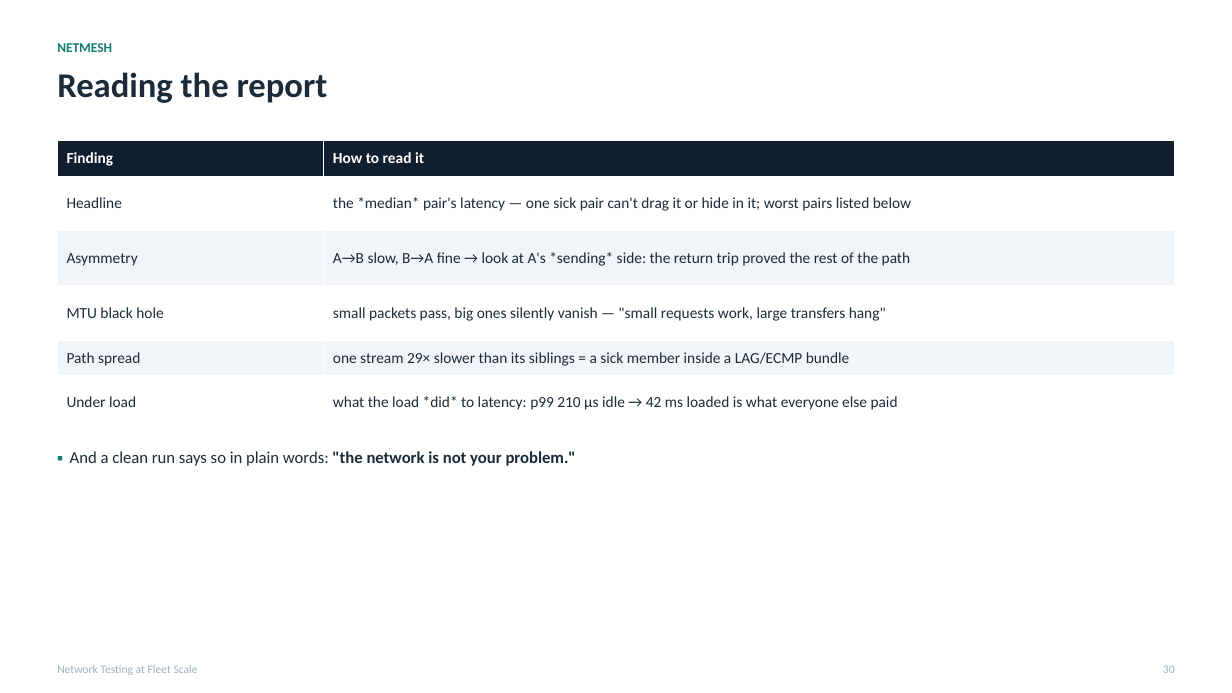
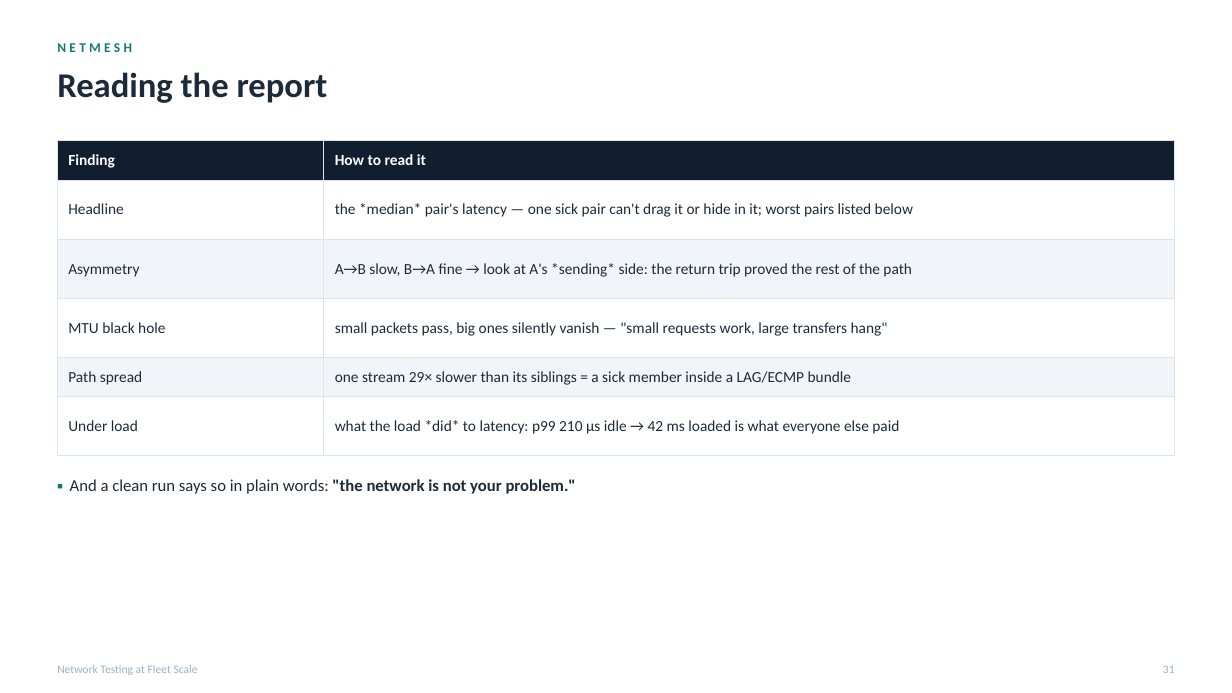
Before and after one commit to MartinGallagher-code/presentations, a slide deck: slide 31 of network-testing/network_testing.pptx (slide 30 before the commit). Drawn at 1232x693 pixels with LibreOffice and Linux fonts; fonts in the diff are those of the drawing. Boxes give left, top, right and bottom in pixels: in the first picture for what was removed or moved away, otherwise in the second. Text is boxed around its words. In the diff, an @@ line names an element or a change of style, - is before the commit and + after.

```diff
--- a/network-testing/network_testing.pptx
+++ b/network-testing/network_testing.pptx
@@ text "NETMESH" at (x1=57, y1=43, x2=132, y2=52): letter spacing 0 to 2.6 pt @@
@@ table at (x1=57, y1=140, x2=1175, y2=456) @@
@@ borders changed @@
@@ text "▪ And a clean run ..." moved from (x1=70, y1=451, x2=576, y2=466) to (x1=70, y1=479, x2=576, y2=494) @@
@@ text "▪ And a clean run ..." at (x1=70, y1=479, x2=576, y2=494): line spacing 1 to 1.12; more space between paragraphs @@
@@ text at (x1=1163, y1=665, x2=1175, y2=673): text changed @@
-30
+31
```
Also in this commit, not shown: 33 other slides changed, 1 slide added, 2 other files.
